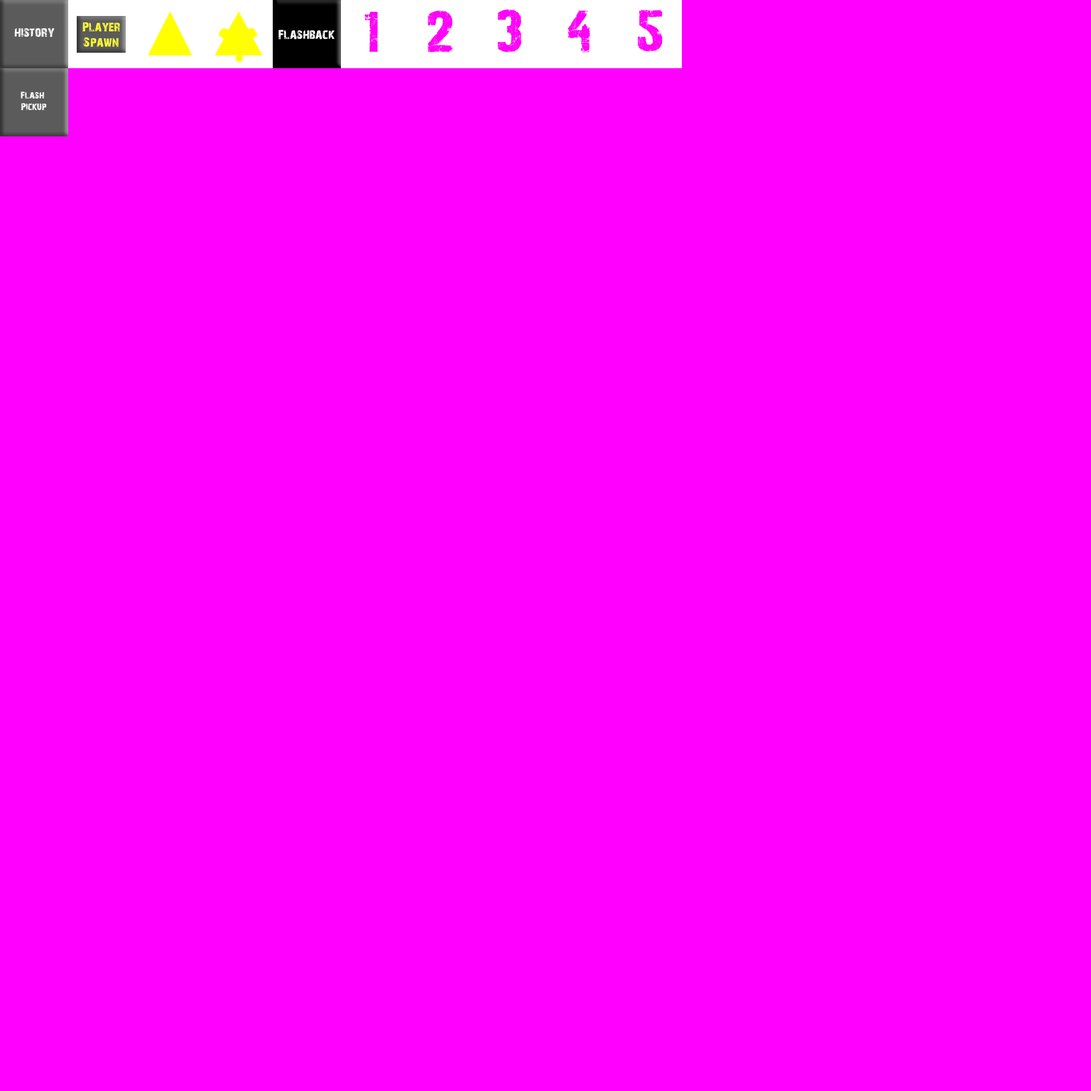
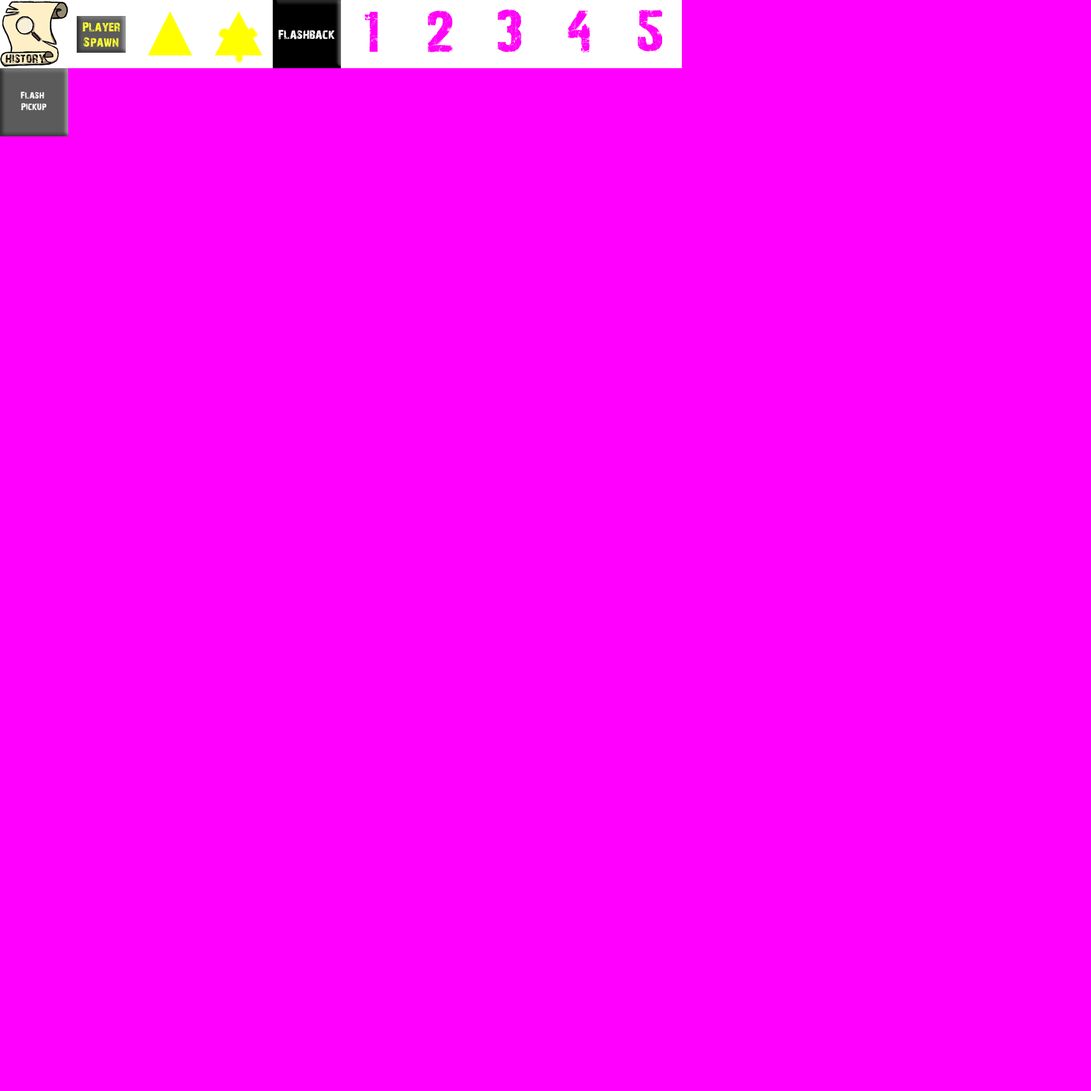
Layered file, before and after one edit (1091x1091). Changes by layer:
painted on "history" over box(5, 28, 55, 64)
renamed "Layer 1" to "Layer 4", moved it above "Tile 0", painted on it over box(0, 0, 69, 69)
painted on "Tile 0" over box(0, 0, 69, 69)
